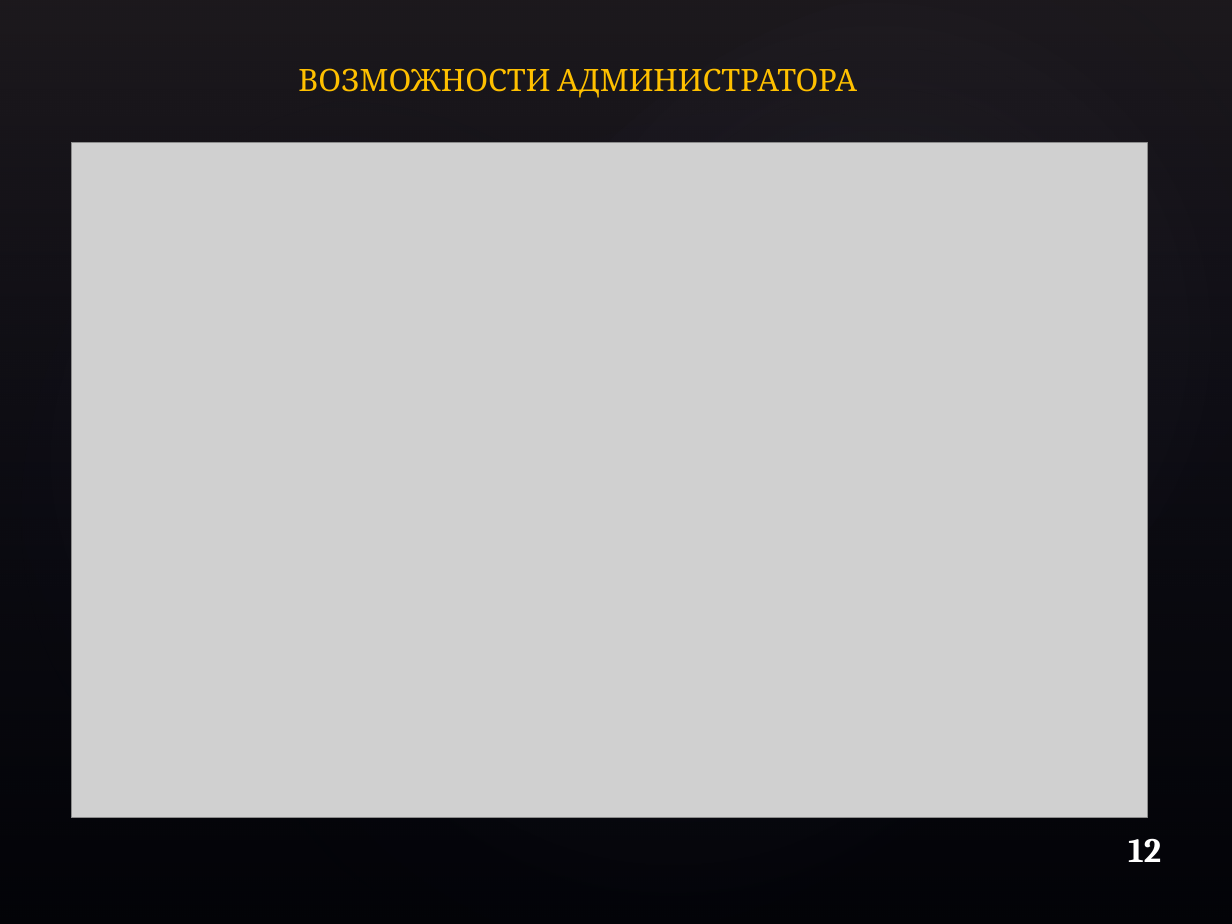
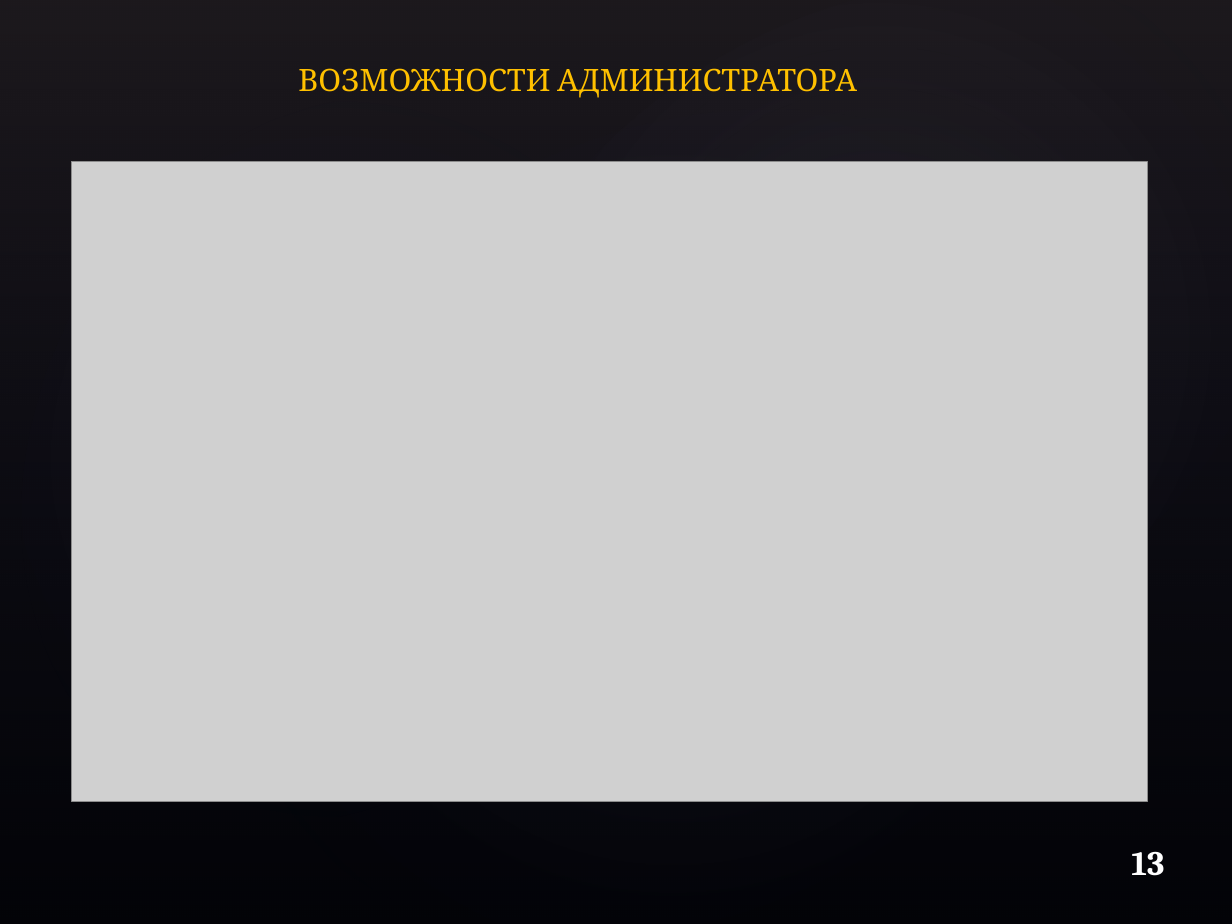
Before and after one commit to TTmaxiTT/VP, a slide deck: slide 13 of Смирнов М.Л. курсовой проект по ВП на тему 'Риэлтерское агентство'/Смирнов М. Л. курсовой проект по ВП на тему 'Риэлтерское агентство'.pptx (slide 12 before the commit). Drawn at 1232x924 pixels with LibreOffice and Linux fonts; fonts in the diff are those of the drawing; grey boxes stand for pictures; background and template pictures are left out. Boxes give left, top, right and bottom in pixels: in the first picture for what was removed or moved away, otherwise in the second. Text is boxed around its words. In the diff, an @@ line names an element or a change of style, - is before the commit and + after.

```diff
--- a/Смирнов М.Л. курсовой проект по ВП на тему 'Риэлтерское агентство'/Смирнов М. Л. курсовой проект по ВП на тему 'Риэлтерское агентство'.pptx
+++ b/Смирнов М.Л. курсовой проект по ВП на тему 'Риэлтерское агентство'/Смирнов М. Л. курсовой проект по ВП на тему 'Риэлтерское агентство'.pptx
@@ picture: place and size @@
-picture at [71,142,1147,817]
+picture at [71,161,1147,802]
@@ text at [1131,851,1164,876]: text changed @@
-12
+13
```
Also in this commit, not shown: 9 other slides changed, 4 slides added, 2 slides removed, 1 other file.
